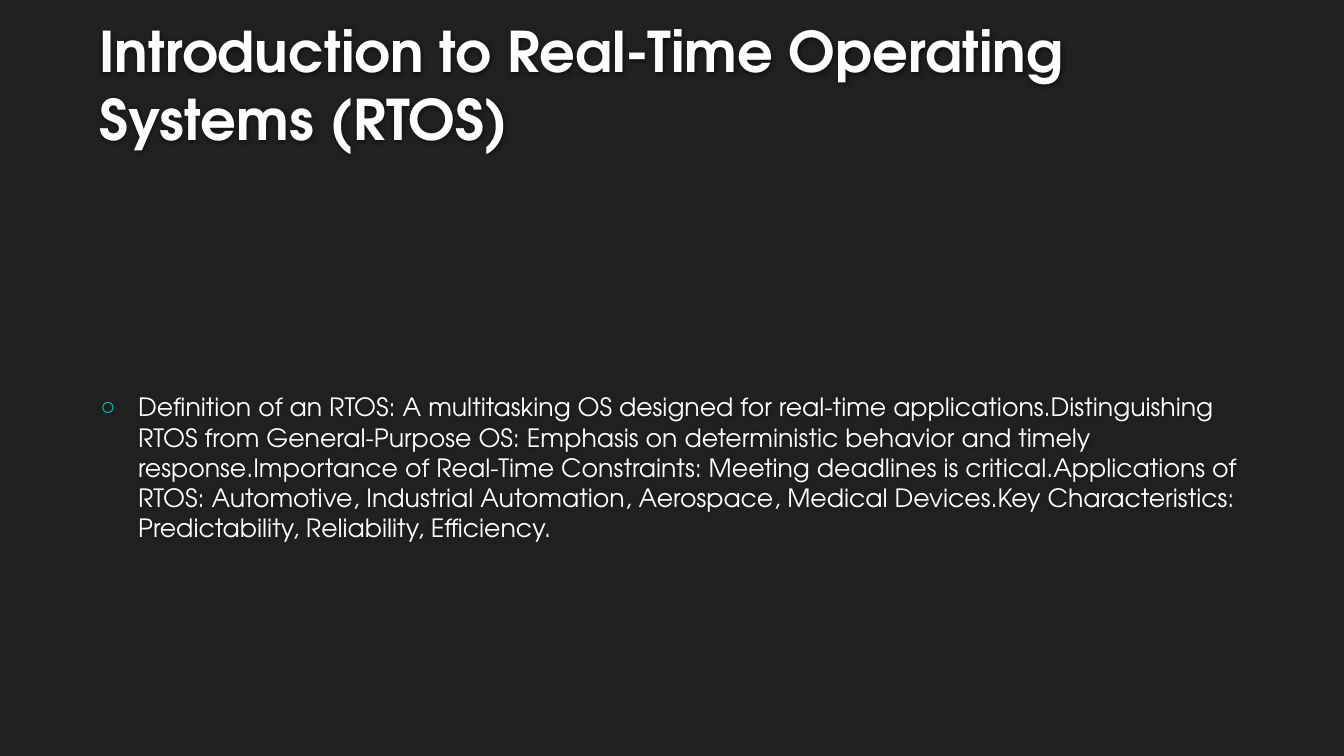
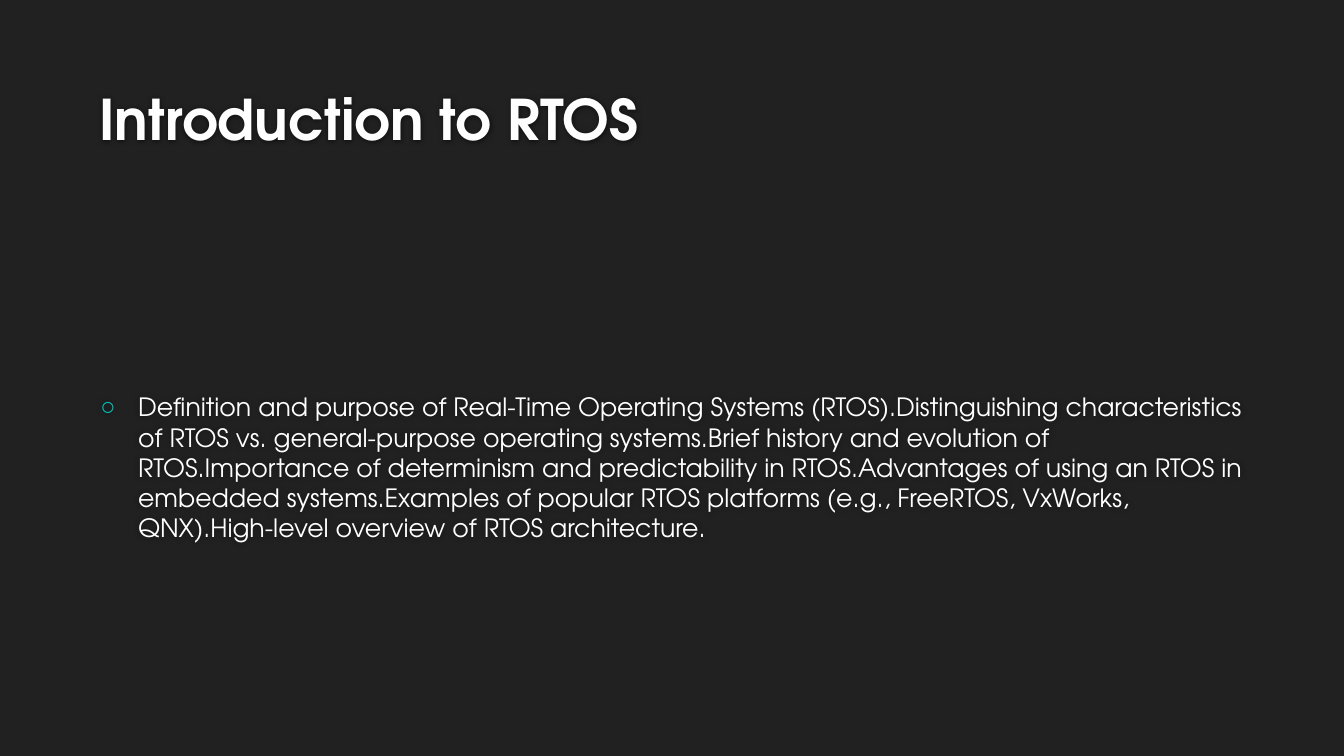
Before and after one commit to AdityaB-11/Pdf_to_presentation_GenAI, a slide deck: slide 4 of output/topic_rtos.pptx. Drawn at 1344x756 pixels with LibreOffice and Linux fonts; fonts in the diff are those of the drawing; background and template pictures are left out. Boxes give left, top, right and bottom in pixels: in the first picture for what was removed or moved away, otherwise in the second. Text is boxed around its words. In the diff, an @@ line names an element or a change of style, - is before the commit and + after.

```diff
--- a/output/topic_rtos.pptx
+++ b/output/topic_rtos.pptx
@@ title at [99,97,638,141]: text changed @@
-Introduction to Real-Time Operating Systems (RTOS)
+Introduction to RTOS
@@ text at [138,397,1242,543]: text changed @@
-○ Definition of an RTOS: A multitasking OS designed for real-time applications.Distinguishing RTOS from General-Purpose OS: Emphasis on deterministic behavior and timely response.Importance of Real-Time Constraints: Meeting deadlines is critical.Applications of RTOS: Automotive, Industrial Automation, Aerospace, Medical Devices.Key Characteristics: Predictability, Reliability, Efficiency.
+○ Definition and purpose of Real-Time Operating Systems (RTOS).Distinguishing characteristics of RTOS vs. general-purpose operating systems.Brief history and evolution of RTOS.Importance of determinism and predictability in RTOS.Advantages of using an RTOS in embedded systems.Examples of popular RTOS platforms (e.g., FreeRTOS, VxWorks, QNX).High-level overview of RTOS architecture.
```
Also in this commit, not shown: 6 other slides changed, 3 slides added, 2 slides removed, 5 other files.
